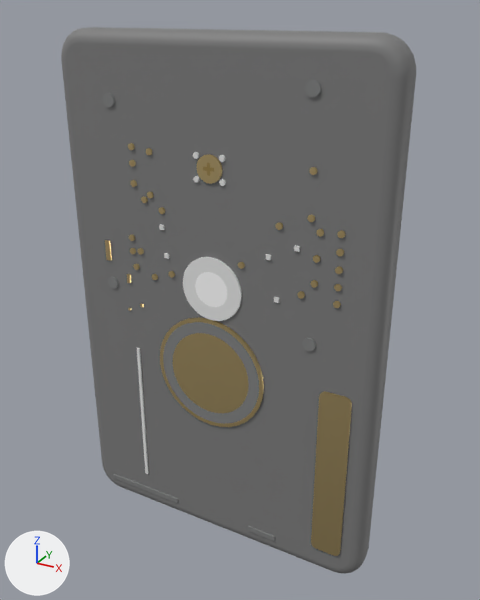
Renders of the glTF model public/models/devices/tracker-t1000-e.glb from each side of a commit.
Both versions are drawn from a camera (50 mm lens) standing at (0.05, -0.0852, 0.0885) and looking at (0.002, 0.0021, 0.0448). Every picture has the same lights, and +X, +Y and +Z are marked at lower left. The older version comes first. Vertices at exactly the same position are counted once.

The scene before the commit, as lines of its bpy script (objects in view):
```python
mat_c_333333 = principled_material('c_333333')
mat_c_333333.base_color = (0.2, 0.2, 0.2)  # grey #7c7c7c
mat_c_333333.roughness = 0.55
mat_c_373838 = principled_material('c_373838')
mat_c_373838.base_color = (0.216, 0.22, 0.22)  # grey #808181
mat_c_373838.roughness = 0.55
mat_c_dfac52 = principled_material('c_dfac52')
mat_c_dfac52.base_color = (0.875, 0.675, 0.322)  # beige #f0d69a
mat_c_dfac52.metallic = 1.0
mat_c_dfac52.roughness = 0.3
me_body = bpy.data.meshes.new('Body')
me_body.from_pydata(...)  # 7758 vertices, 14420 faces; spans x -0.0275..0.0275, y -0.0033..0.0033, z 0.0..0.0858
me_body.materials.append(mat_c_333333)  # grey #7c7c7c
me_face_373838 = bpy.data.meshes.new('Face_373838')
me_face_373838.from_pydata(...)  # 508 vertices, 992 faces; spans x -0.0235..0.0177, y -0.0036..-0.0033, z 0.0031..0.0801
me_face_373838.materials.append(mat_c_373838)  # grey #808181
me_face_cbcccb = bpy.data.meshes.new('Face_cbcccb')
me_face_cbcccb.from_pydata(...)  # 256 vertices, 472 faces; spans x -0.0154..0.0146, y -0.0036..-0.0033, z 0.0073..0.0694
me_face_cbcccb.materials.append(mat_c_cbcccb)  # white #e7e7e7
me_face_dfac52 = bpy.data.meshes.new('Face_dfac52')
me_face_dfac52.from_pydata(...)  # 1204 vertices, 2280 faces; spans x -0.0205..0.0239, y -0.0036..-0.0033, z 0.005..0.0696
me_face_dfac52.materials.append(mat_c_dfac52)  # beige #f0d69a
ob_body = bpy.data.objects.new('Body', me_body)
ob_body.location = (0.0, 0.0, 0.0)
ob_face_373838 = bpy.data.objects.new('Face_373838', me_face_373838)
ob_face_373838.location = (0.0, 0.0, 0.0)
ob_face_cbcccb = bpy.data.objects.new('Face_cbcccb', me_face_cbcccb)
ob_face_cbcccb.location = (0.0, 0.0, 0.0)
ob_face_dfac52 = bpy.data.objects.new('Face_dfac52', me_face_dfac52)
ob_face_dfac52.location = (0.0, 0.0, 0.0)
# also in view: 'Face_ffffff' at (0.0, -0.0034, 0.0483)
```
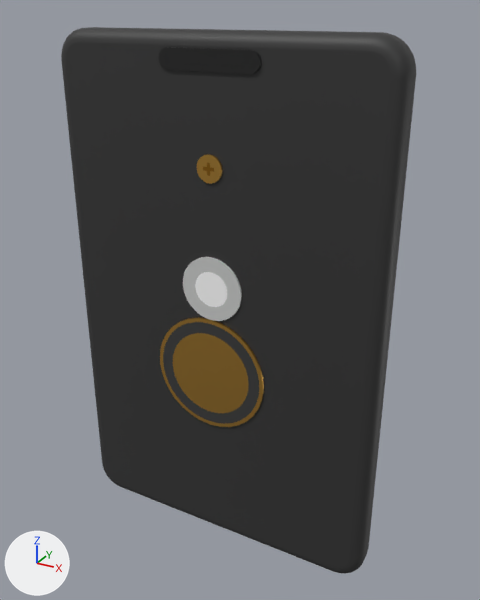
Boxes (x1, y1, x2, y2) around the edits, measured in the pictures (480 x 600 px; the box of a moved part takes in the faces that stretch with it):
'Body', recoloured (grey to dark grey)
    both: (61, 27, 416, 573)
'Face_dfac52', recoloured (beige to orange)
    both: (160, 154, 264, 427)
'Face_373838', recoloured (grey to dark grey)
    both: (163, 322, 259, 424)
'Face_141414', added (black)
    after: (158, 47, 261, 74)
part 1 of me_face_dfac52, deleted
    before: (105, 143, 352, 556)
part 2 of me_face_dfac52, moved or reshaped
    both: (173, 333, 249, 413)

The change in detail:
Material 'c_333333' (mat_c_333333) changes colour from grey #7c7c7c to dark grey #323232; in linear values from (0.2, 0.2, 0.2) to (0.0314, 0.0314, 0.0314).
Material 'c_dfac52' (mat_c_dfac52) changes colour from beige #f0d69a to orange #dfac53; in linear values from (0.875, 0.675, 0.322) to (0.737, 0.412, 0.0863).
Material 'c_373838' (mat_c_373838) changes colour from grey #808181 to dark grey #383838; in linear values from (0.216, 0.22, 0.22) to (0.0392, 0.0392, 0.0392).
Material 'c_141414' (mat_c_141414) is new.
Its base color is (0.00784, 0.00784, 0.00784) (black #161616).
Its roughness is 0.55.
me_face_dfac52 is used by ob_face_dfac52; location (0.0, 0.0, 0.0).
me_face_dfac52 had 1204 vertices, 2280 faces and spanned x -0.0205..0.0239, y -0.0036..-0.0033, z 0.005..0.0696.
me_face_dfac52 now has 508 vertices, 1012 faces and spans x -0.0106..0.0093, y -0.0036..-0.0033, z 0.0232..0.0693.
me_face_dfac52 part 1: 31 loose pieces with 696 vertices, spanning x -0.0205..0.0239, y -0.0036..-0.0033, z 0.005..0.0696, are deleted.
Part 2, on me_face_dfac52:
252 faces are deleted.
252 new faces join them.
Mesh me_face_141414 is new.
It has 44 vertices, 84 faces and spans x -0.008..0.0081, y -0.0036..-0.0032, z 0.0805..0.0835.
It uses material mat_c_141414 (black #161616).
Object 'Face_141414' (ob_face_141414) is new; it shows me_face_141414.
Its location is (0.0, 0.0, 0.0).
